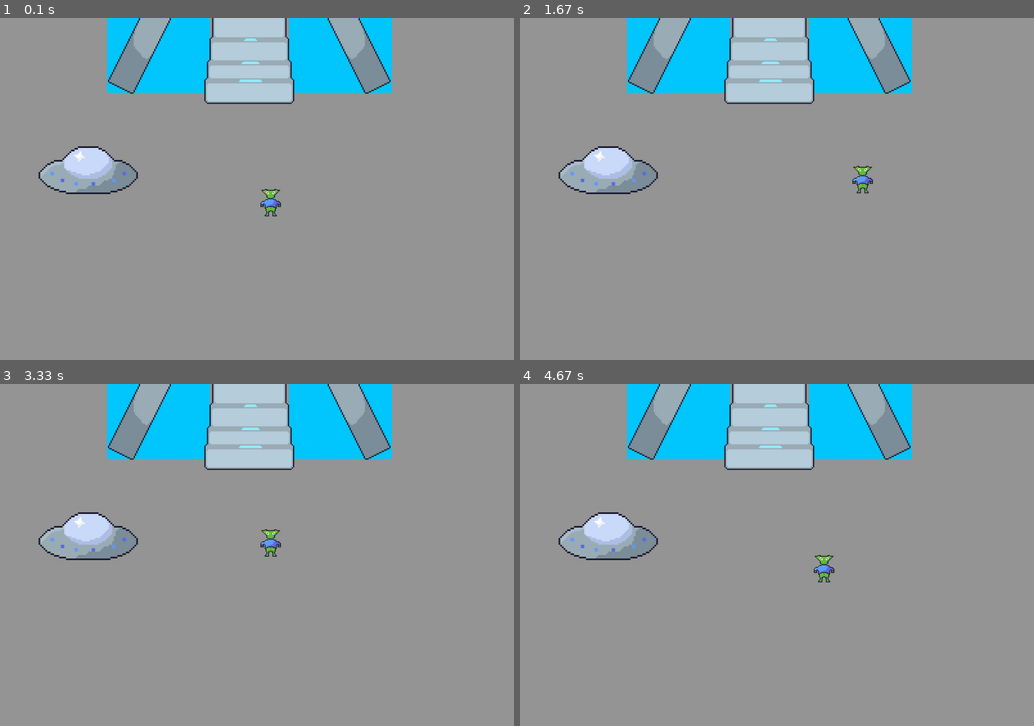
Above: before the commit, frames 1-4 (two rows, left to right).
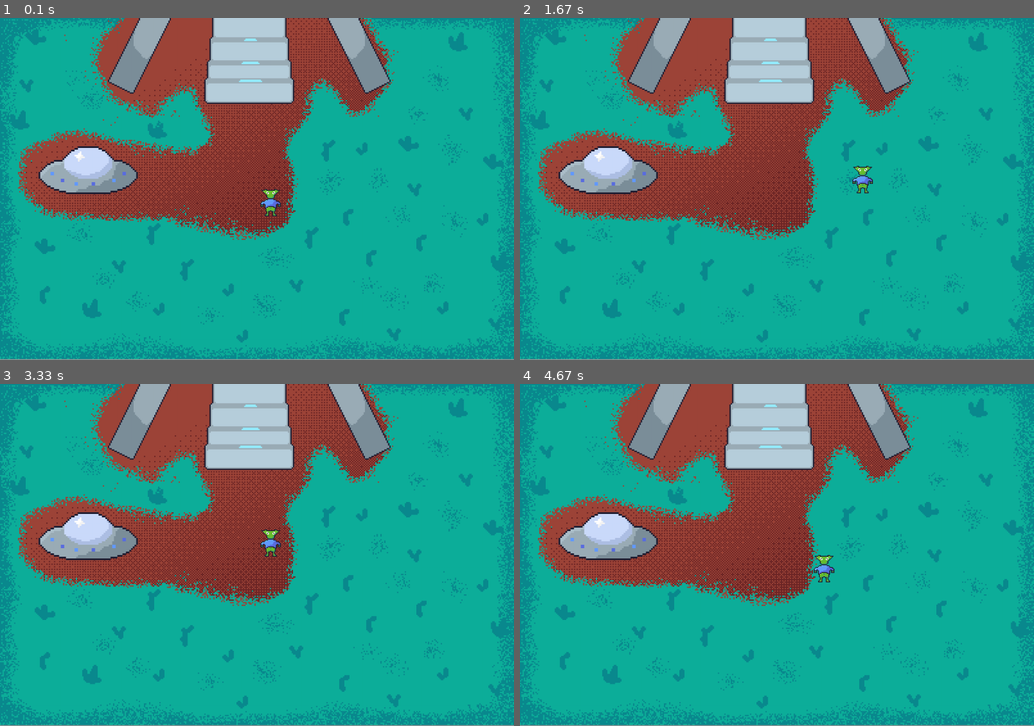
Above: after the commit, the same moments.

Repository: pixl0u/PyGame-spill
Game: pygame game, started from bevegelse.py
Two runs of this game, one before a commit and one after it. Both use one fixed random seed, a clock stepped at 60 frames per second and the inputs below.
Inputs:
- Up to frame 1 (0.1 s): no input
- Up to frame 2 (1.67 s): hold D 0.33-0.8 s; hold W 0.83-1.13 s; hold D 1.17-1.63 s
- Up to frame 3 (3.33 s): hold A 1.67-2.2 s; hold S 2.23-2.53 s; hold A 2.57-2.97 s; hold W from 3 s (still down)
- Up to frame 4 (4.67 s): release W at 3.37 s; hold D 3.4-4.03 s; hold S 4.07-4.43 s; hold A from 4.47 s (still down)

The runs differ from the first frame. In frame 1, 91% of the frame differs, in the area x 0-100%, y 0-100%; in frame 2, 91%; in frame 3, 91%; in frame 4, 91%.

Commit message:
fikset plukkeoppingen og hvordan combat screenet ser ut

Diff:
--- a/bevegelse.py
+++ b/bevegelse.py
@@ -7,7 +7,7 @@
 # Screen settings
 WIDTH, HEIGHT = 1200, 800
 screen = pygame.display.set_mode((WIDTH, HEIGHT))
-pygame.display.set_caption("Moving Square")
+pygame.display.set_caption("Human fighter ultra deluxe+++")
 
 # Clock
 clock = pygame.time.Clock()
@@ -18,29 +18,22 @@
 speed = 5
 print('sknskje')
 alien = pygame.image.load('images/elien.png')
-background = pygame.image.load('images/ship_big.png')
+ship = pygame.image.load('images/ship_big.png')
 ufo = pygame.image.load('images/gfo.png')
 ufo2 =pygame.transform.scale(ufo, (232, 112))
 alien_rect = alien.get_rect()
 ufo_rect = ufo2.get_rect()
-
-
-
-
-
+background1 = pygame.image.load('images/bev_back.png')
 beam = pygame.image.load('images\Big_beam.png')
 ufo = pygame.image.load('images\cig_aufo.gif')
+
+beam_rect=beam.get_rect()
 # Square
 size = 192
 x = -size
 y = 100
 speed = 3
 level='bev'
-
-
-
-
-
 
 top = pygame.image.load('images/top_right.png')
 top2 = pygame.image.load('images/top_left.png')
@@ -73,13 +66,15 @@
         )
 
 class human:
-    def __init__(self,name,move1,move2,move3,move4,phealth,image):
+    def __init__(self,name,move1,move2,move3,move4,phealth,u,i,image):
         self.name = name
         self.move1 = move1
         self.move2 = move2
         self.move3 = move3
         self.move4 = move4
         self.phealth = phealth
+        self.u = u
+        self.i = i
         self.image =  pygame.image.load(image)
 
 class enemy:
@@ -91,40 +86,59 @@
 
 
 enemys = [
-    enemy('buff',20,225,'images/enemybuff.png'),
-    enemy('fat',20,225,'images/enemyfat.png'),
-    enemy('human',20,225,'images/enemyhuman.png'),
-    enemy('mutant',20,225,'images/enemymutant.png'),
-    enemy('slim',20,225,'images/enemyslim.png')
+    enemy('buff',30,225,'images/enemybuff.png'),
+    enemy('fat',20,275,'images/enemyfat.png'),
+    enemy('human',25,200,'images/enemyhuman.png'),
+    enemy('mutant',25,230,'images/enemymutant.png'),
+    enemy('slim',15,125,'images/enemyslim.png')
 ]
 
 humans = [
-    human('cow','Milksplash','Moo','Blind','Drink milk',125,'images/humancow.png'),
-    human('suit','Moneyspread','Bag throw','Punch','Block',175,'images/humansuit.png'),
-    human('nerd','Fall down','Super jump','Dodge','Power up',150,'images/human2.png'),
-    human('hoodie','Stab','Slash','Punch','Hide',225,'images/humanhoodie.png'),
-    human('fire','Axe chop','Slash','Fireball','Block',250,'images/humanfire.png'),
-    human('human','Punch','Kick','Dodge','Block',200,'images/human.png')
+    human('cow','Milksplash','Moo','Blind','Drink milk',125,100,670,'images/humancow.png'),
+    human('suit','Moneyspread','Bag throw','Punch','Block',175,300,670,'images/humansuit.png'),
+    human('nerd','Fall down','Super jump','Dodge','Power up',150,500,670,'images/human2.png'),
+    human('hoodie','Stab','Slash','Punch','Hide',225,700,670,'images/humanhoodie.png'),
+    human('fire','Axe chop','Slash','Fireball','Block',250,900,670,'images/humanfire.png'),
+    human('human','Punch','Kick','Dodge','Block',200,1100,670,'images/human.png')
 ]
-player = humans[0]  # cow
-enemy1 = enemys[0]  # buff
+
+pickup1 = humans[0]
+pickup2 = humans[1]
+pickup3 = humans[2]
+pickup4 = humans[3]
+pickup5 = humans[4]
+pickup6 = humans[5]
+
+fiende1 = enemys[0]
+fiende2 = enemys[1]
+fiende3 = enemys[2]
+fiende4 = enemys[3]
+fiende5 = enemys[4]
+
+pickups = [pickup1,pickup2,pickup3,pickup4,pickup5,pickup6]
+
+player = humans[0]
+enemy = enemys[0]
 # Create buttons
-buttons = [
-    Button(player.move1, 905, 500, 129*2, 65*2),
-    Button(player.move2, 905, 625, 129*2, 65*2),
-    Button(player.move3, 650, 500, 129*2, 65*2),
-    Button(player.move4, 650, 625, 129*2, 65*2)
-]
-te = 100
+
+enemy = random.choice(enemys)
+
+
+
 angle = 0
 g=3
 phealth= 200
 poison=0
 k=5
 
-
-
-
+active_pickups = random.sample(pickups, 3)
+
+width = player.image.get_width() * 2
+height = player.image.get_height() * 2
+
+
+width = enemy.image.get_width() * 2
+height = enemy.image.get_height() * 2
 
 
 # Game loop
@@ -135,17 +149,20 @@
                 pygame.quit()
                 sys.exit()
 
-
+        buttons = [
+            Button(player.move1, 905, 500, 129*2, 65*2),
+            Button(player.move2, 905, 625, 129*2, 65*2),
+            Button(player.move3, 650, 500, 129*2, 65*2),
+            Button(player.move4, 650, 625, 129*2, 65*2)
+        ]
         wall1 = pygame.Rect(675, 0, 240, 175)
         wall2 = pygame.Rect(250, 0, 240, 175)
         door = pygame.Rect(500, 0, 168, 10)
 
 
 
-
-
-
         if level=='bev':
+            speed=3
             alien_rect.x = playerpos.x
             alien_rect.y = playerpos.y
 
@@ -176,12 +193,27 @@
 
         elif level=='col':
             keys = pygame.key.get_pressed()
+
+
+            beam_rect.x = x
+            beam_rect.y = y
+
+
+
             if keys[pygame.K_SPACE]:
-                print('nei')
                 current_image = beam
                 y=100
+                for pickup in  active_pickups[:]:
+                    pickup_rect = pickup.image.get_rect(topleft=(pickup.u, pickup.i))
+                    if beam_rect.colliderect(pickup_rect):
+                        print(f'{pickup.name}')
+                        player=pickup
+                        active_pickups.remove(pickup)
+
+
             elif keys[pygame.K_r]:
                 level="bev"
+
             else:
                 y=42
                 current_image= ufo
@@ -195,16 +227,17 @@
 # combat
 #---------------------------------------------------------------------------------
         elif level=="com":
-            healthbar=pygame.Rect(200, 150, te*2, 50)
-
-
+            healthbar=pygame.Rect(650, 100, enemy.ehealth*2, 50)
+            healthbar2=pygame.Rect(100, 600, player.phealth*2, 50)
+            player_scaled = pygame.transform.scale(player.image, (width, height))
+            enemy_scaled = pygame.transform.scale(enemy.image, (width, height))
             for i in range(3):
-                if te<=0:
-                    te=0
+                if enemy.ehealth<=0:
+                    enemy.ehealth=0
                     g=g-1
                     if g>0:
-                        new_health=random.randint(100,300)
-                        te=new_health
+                        enemy = random.choice(enemys)
+
                         phealth=phealth+50
 
 
@@ -214,7 +247,8 @@
 
                 if button.clicked(event):
                     crit=random.randint(1,100)
-                    print (f"{crit} crit")
+                    if crit > 95:
+                        print (f"{crit} crit")
                     print(f"{button.text} clicked!")
                     if poison==1:
                         k=k-1
@@ -292,46 +326,48 @@
 
 
     # Drawing
-        screen.fill((150, 150, 150))  # background
+        screen.fill((150, 150, 150))
         if level =='bev':
             pygame.draw.rect(screen, (0,200,255), wall1)
             pygame.draw.rect(screen, (0,200,255), wall2)
             pygame.draw.rect(screen, (0,200,255), wall1)
-            screen.blit(background, (0,0))
+            screen.blit(background1,(0,0))
+            screen.blit(ship, (0,0))
             screen.blit(alien, (playerpos.x,playerpos.y))
             screen.blit(ufo2, (90,300))
 
 
         if level=="col":
             screen.blit(current_image,(x,y))
+            for pickup in active_pickups:
+                screen.blit(pickup.image, (pickup.u, pickup.i))
+
+
+
         if level=="com":
 
-            screen.blit(player.image, (100, 400))
-            screen.blit(enemy1.image, (800, 400))
+            screen.blit(player_scaled, (150, 400))
+            screen.blit(enemy_scaled, (800, 300))
             screen.blit(top,(905,500))
             screen.blit(top2,(650,500))
             screen.blit(bot,(905,625))
             screen.blit(bot2,(650,625))
             screen.blit(mid,(892,614))
             text = font.render(
-                f'health {te}',
+                f'Health {enemy.ehealth}',
                 True,
                 (255, 255, 255)
             )
-            screen.blit(text, (400, 500))
-            text1 = font.render(
-                f'{angle}',
-                True,
-                (255, 255, 255)
-            )
-            screen.blit(text1, (400, 400))
+
+            screen.blit(text, (650, 175))
             text2 = font.render(
-                f'{phealth}',
+                f'Health {phealth}',
                True,
                 (255, 255, 255)
             )
-            screen.blit(text2,(400,300))
+            screen.blit(text2,(100,675))
             pygame.draw.rect(screen,red,healthbar)
+            pygame.draw.rect(screen,red,healthbar2)
             for button in buttons:
                 button.draw(screen)
 
Not shown, changed: README.md
Binary file added: images/bev_back.png
